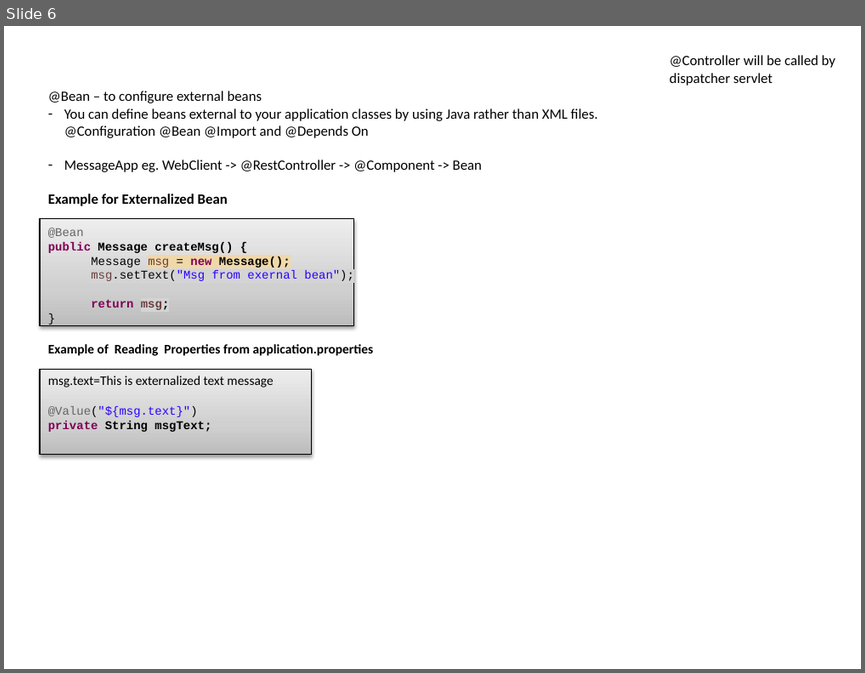
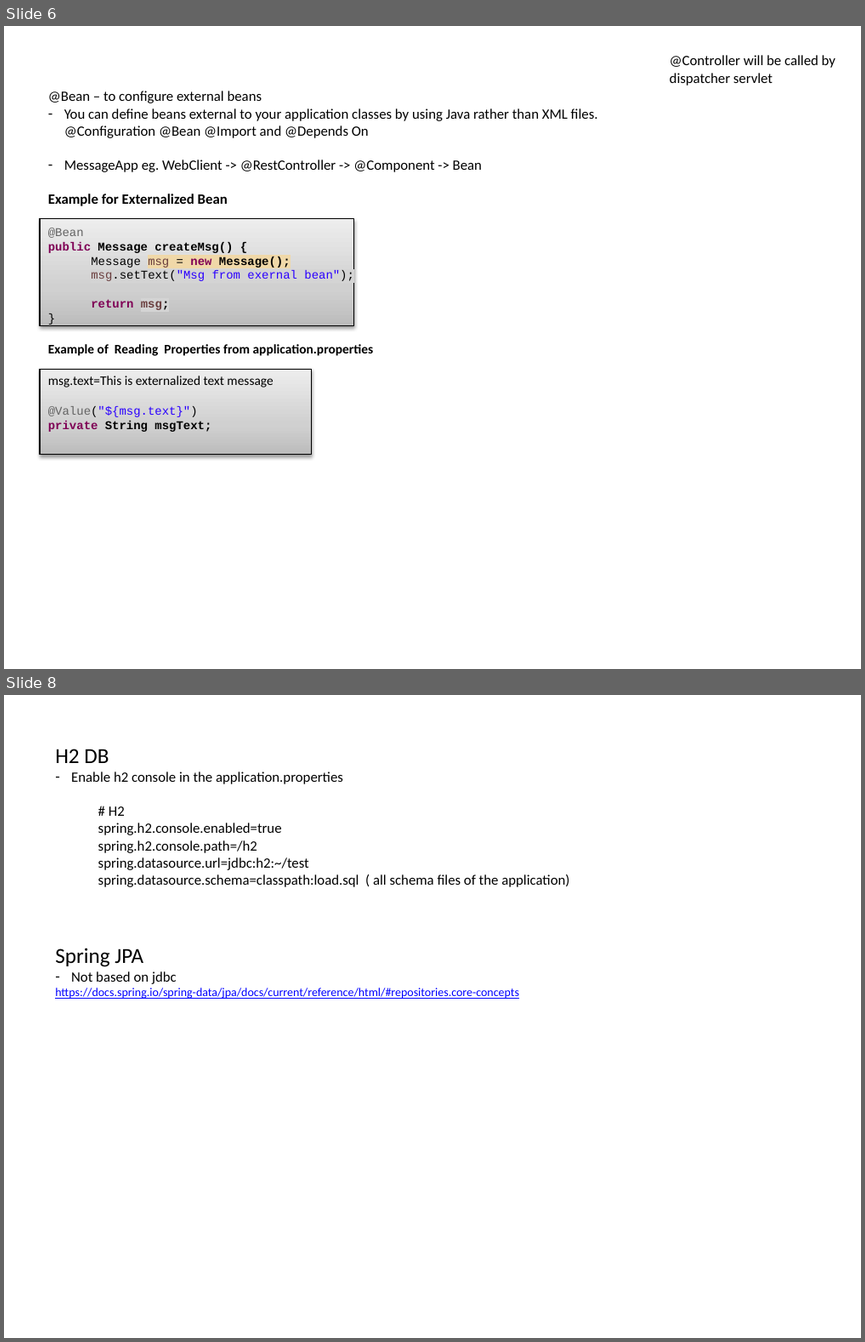
Before and after one commit to mdparthi/SpringBootApplication, a slide deck: info/SpringBootDocumentation.pptx. Shown one above the other, each under a label of ours: slide 6 before the commit, slides 6 and 8 after it; the slides between them are not shown. The pictures are 865x673 and 865x1342 pixels, drawn with LibreOffice and Linux fonts; fonts in the diff are those of the drawing. Boxes give left, top, right and bottom in pixels: in the first picture for what was removed or moved away, otherwise in the second. Text is boxed around its words. In the diff, an @@ line names an element or a change of style, - is before the commit and + after.

```diff
--- a/info/SpringBootDocumentation.pptx
+++ b/info/SpringBootDocumentation.pptx
@@ slide 8 added at <box>4,695,861,1338</box>, background #FFFFFF @@
@@ text added at <box>55,749,569,887</box>, 12 pt, text #000000 @@
+H2 DB
+– Enable h2 console in the application.properties
+  # H2
+  spring.h2.console.enabled=true
+  spring.h2.console.path=/h2
+  spring.datasource.url=jdbc:h2:~/test
+  spring.datasource.schema=classpath:load.sql ( all schema files of the application)
@@ text added at <box>55,947,519,998</box>, 10 pt, text #0000FF, underline @@
+Spring JPA
+– Not based on jdbc
+https://docs.spring.io/spring-data/jpa/docs/current/reference/html/#repositories.core-concepts
```
Also in this commit, not shown: 1 slide changed, 3 other files.
